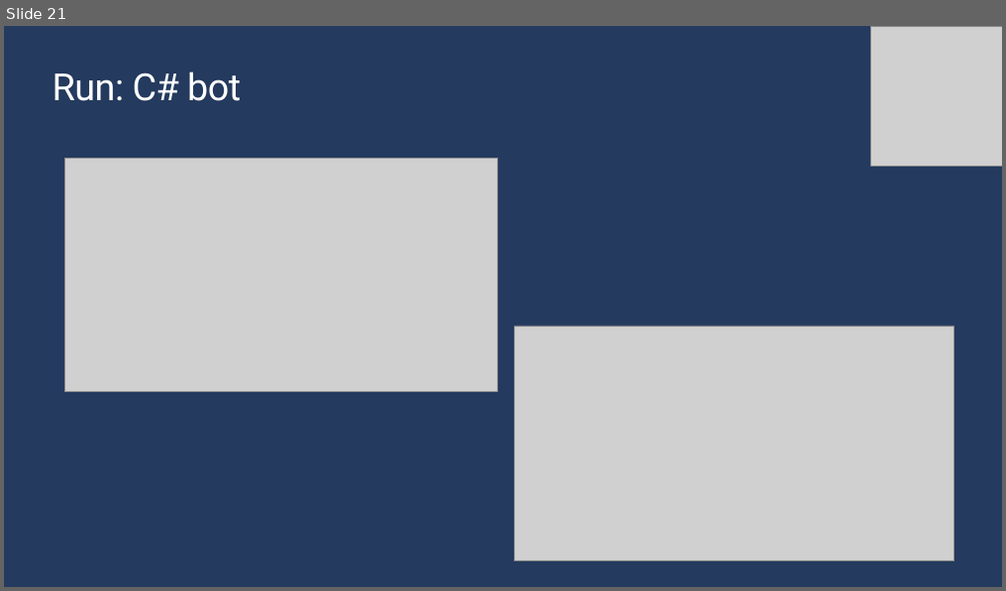
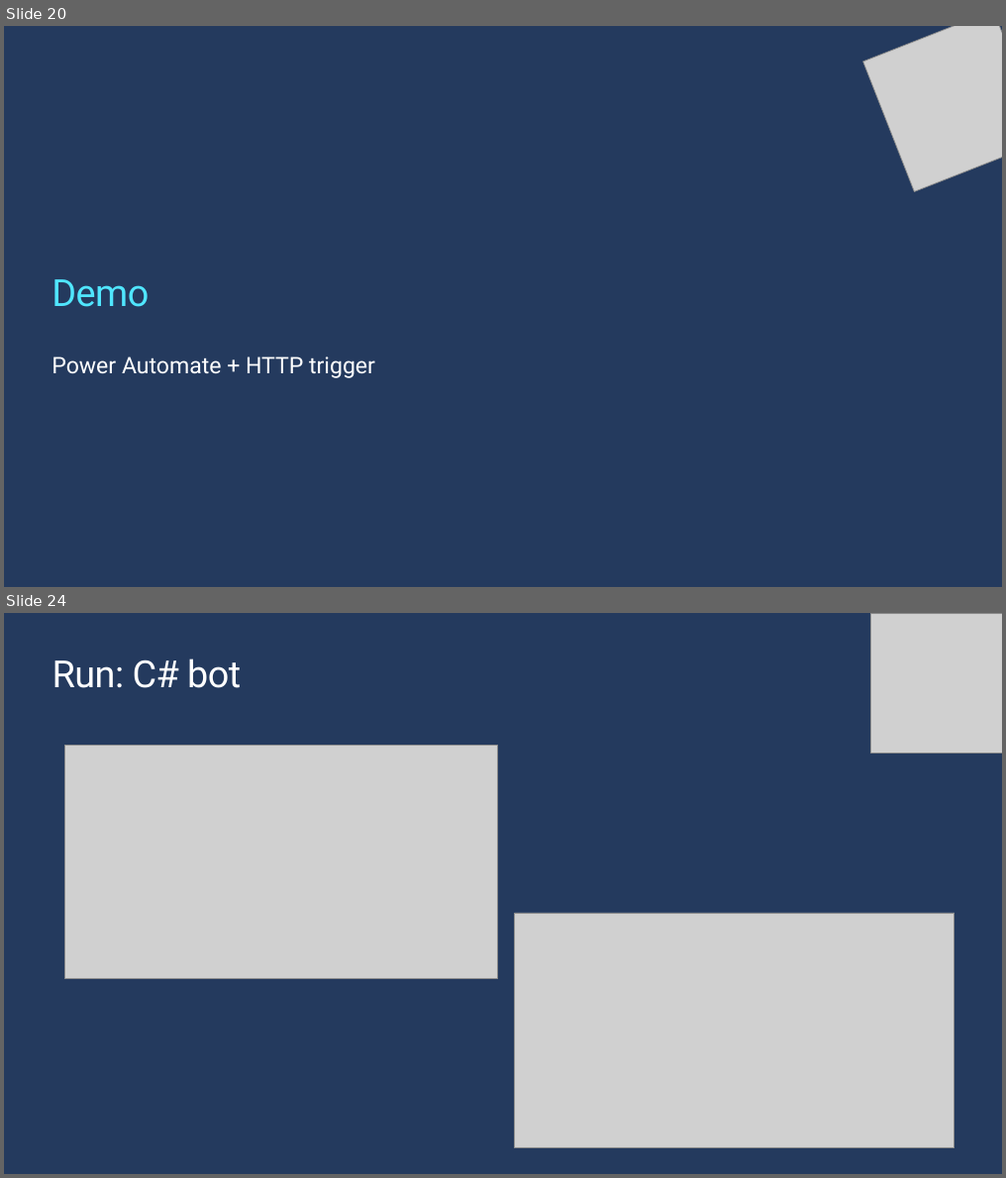
Before and after one commit to cdbuzzell/TeamsPriorityIncidentResponse, a slide deck: AutomatingMessagesInTeams.pptx. Shown one above the other, each under a label of ours: slide 21 before the commit, slides 20 and 24 after it; the slides between them are not shown. The pictures are 1006x591 and 1006x1178 pixels, drawn with LibreOffice and Linux fonts; fonts in the diff are those of the drawing; grey boxes stand for pictures; background and template pictures are left out. Boxes give left, top, right and bottom in pixels: in the first picture for what was removed or moved away, otherwise in the second. Text is boxed around its words. In the diff, an @@ line names an element or a change of style, - is before the commit and + after.

```diff
--- a/AutomatingMessagesInTeams.pptx
+++ b/AutomatingMessagesInTeams.pptx
@@ slide 20 added at bbox=[4, 26, 1002, 587], background #243A5E @@
@@ picture added at bbox=[863, 26, 1002, 192] @@
@@ title added at bbox=[52, 279, 149, 307], 36 pt, text #50E6FF @@
+Demo
@@ text added at bbox=[52, 357, 375, 378], 22 pt, text #FFFFFF @@
+Power Automate + HTTP trigger
@@ what was slide 21 is now slide 24 @@
```
Also in this commit, not shown: 13 slides changed, 3 other slides added.
